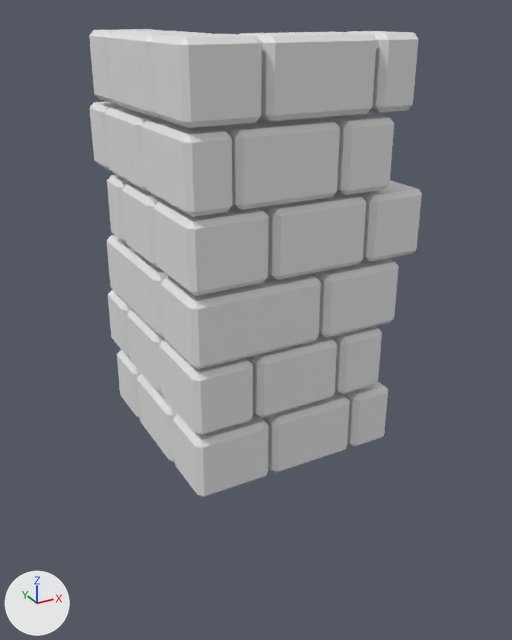
An edit to the FBX model Assets/Art/3D Environment/walls_corner_present.fbx, drawn before and after from the same camera.
Before and after are seen from a 50 mm camera at (-1.1, -2.4, 1.91) aimed at (0.24, 0.04, 0.7). The lights are fixed; the arrows at lower left show +X, +Y and +Z. The first picture is the older version.
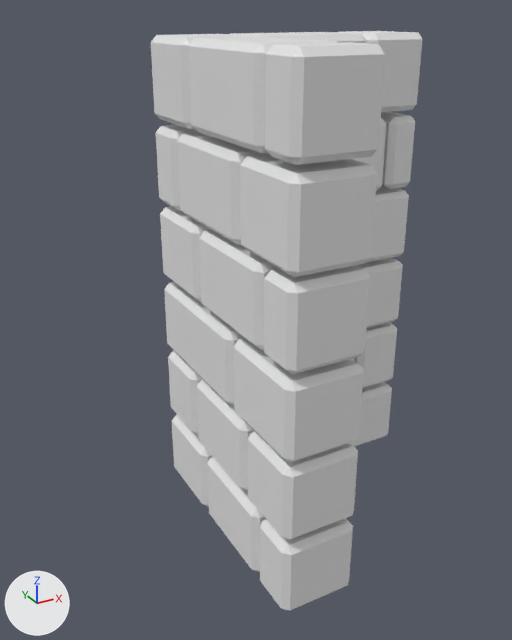
The change, as a list of edits to the scene's bpy script:
```text
Change me_cube_047:
    used by ob_cube_012; location = (0.0, 0.0, 0.0)
    remove me_cube_047.from_pydata(...)  # 672 vertices, 728 faces; spans x -0.14..0.95, y -0.14..0.96, z 0.0..1.83
    add me_cube_047.from_pydata(...)  # 672 vertices, 728 faces; spans x -0.14..0.85, y -0.14..0.88, z 0.0..1.83
    me_cube_047 part 1: all 12 vertices in x -0.14..0.14, y 0.94..0.96, z 1.23..1.52 are moved by (0.0, -0.08, 0.0)
    me_cube_047 part 2: all 12 vertices in x -0.14..0.14, y 0.92..0.94, z 0.31..0.6 are moved by (0.0, -0.06, 0.0)
    me_cube_047 part 3: all 12 vertices in x -0.14..0.14, y 0.76..0.79, z 0.93..1.22 are moved by (0.0, 0.1, 0.0)
    me_cube_047 part 4: all 12 vertices in x 0.93..0.95, y -0.14..0.14, z 0.93..1.22 are moved by (-0.1, 0.0, 0.0)
    me_cube_047 part 5: all 12 vertices in x 0.77..0.8, y -0.14..0.14, z 0.31..0.6 are moved by (0.06, 0.0, 0.0)
    me_cube_047 part 6: all 12 vertices in x 0.75..0.78, y -0.14..0.14, z 1.23..1.52 are moved by (0.08, 0.0, 0.0)
    other edits to the shape of me_cube_047 do not show in these pictures
Change ob_cube_012:
    ob_cube_012.rotation_euler: (0.0, 0.0, 0.0) -> (0.0, 0.0, -1.571)  # degrees (0, 0, 0) -> degrees (0, 0, -90)
```

Where the change shows, as pixel boxes [x1, y1, x2, y2] in the pictures (512 x 640 px; the box of a moved part takes in the faces that stretch with it):
'Cube.012', reshaped, turned: before [89, 29, 422, 497]; after [151, 31, 423, 611]
part 1 of me_cube_047, moved or reshaped: before [90, 101, 117, 171]; after [381, 112, 415, 189]
part 2 of me_cube_047, moved or reshaped: before [108, 290, 128, 354]; after [362, 322, 397, 388]
part 3 of me_cube_047, moved or reshaped: before [107, 175, 127, 239]; after [366, 187, 409, 263]
part 4 of me_cube_047, moved or reshaped: before [367, 180, 422, 262]; after [264, 265, 370, 375]
part 5 of me_cube_047, moved or reshaped: before [342, 326, 382, 394]; after [248, 431, 358, 540]
part 6 of me_cube_047, moved or reshaped: before [330, 113, 394, 195]; after [240, 154, 377, 277]
